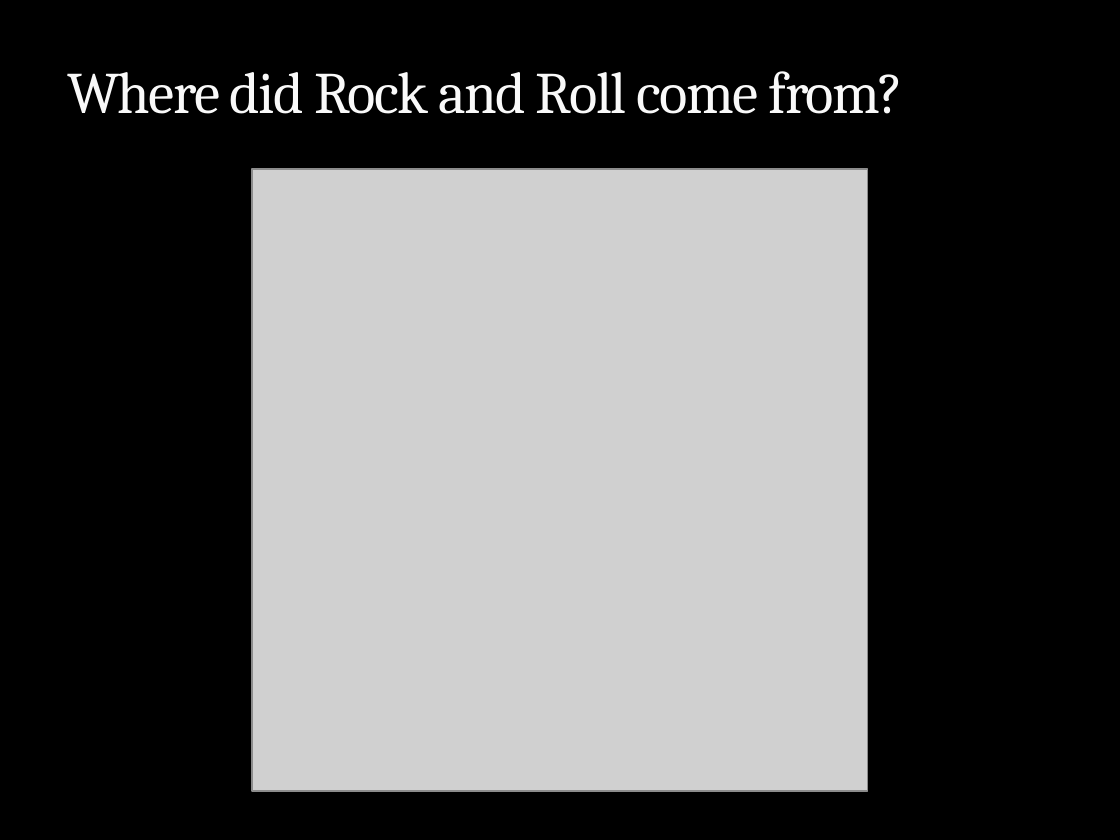
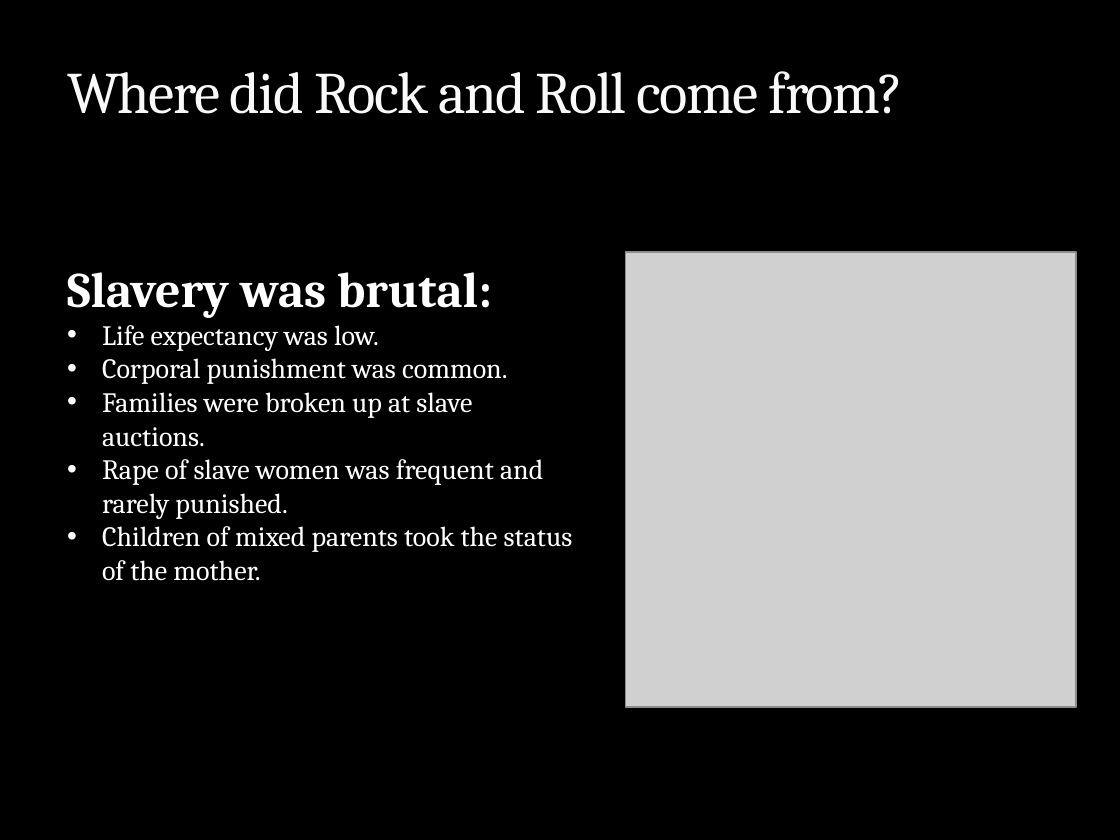
Before and after one commit to mrbaker1917/website, a slide deck: slide 12 of HSTR121/ppts/History_Rock_Intro.pptx. Drawn at 1120x840 pixels with LibreOffice and Linux fonts; fonts in the diff are those of the drawing; grey boxes stand for pictures; background and template pictures are left out. Boxes give left, top, right and bottom in pixels: in the first picture for what was removed or moved away, otherwise in the second. Text is boxed around its words. In the diff, an @@ line names an element or a change of style, - is before the commit and + after.

```diff
--- a/HSTR121/ppts/History_Rock_Intro.pptx
+++ b/HSTR121/ppts/History_Rock_Intro.pptx
@@ picture: place and size @@
-picture at [252, 169, 868, 791]
+picture at [625, 252, 1075, 707]
@@ text added at [67, 272, 573, 581], 18 pt, text #FFFFFF @@
+Slavery was brutal:
+• Life expectancy was low.
+• Corporal punishment was common.
+• Families were broken up at slave auctions.
+• Rape of slave women was frequent and rarely punished.
+• Children of mixed parents took the status of the mother.
```
Also in this commit, not shown: 3 other slides changed.
